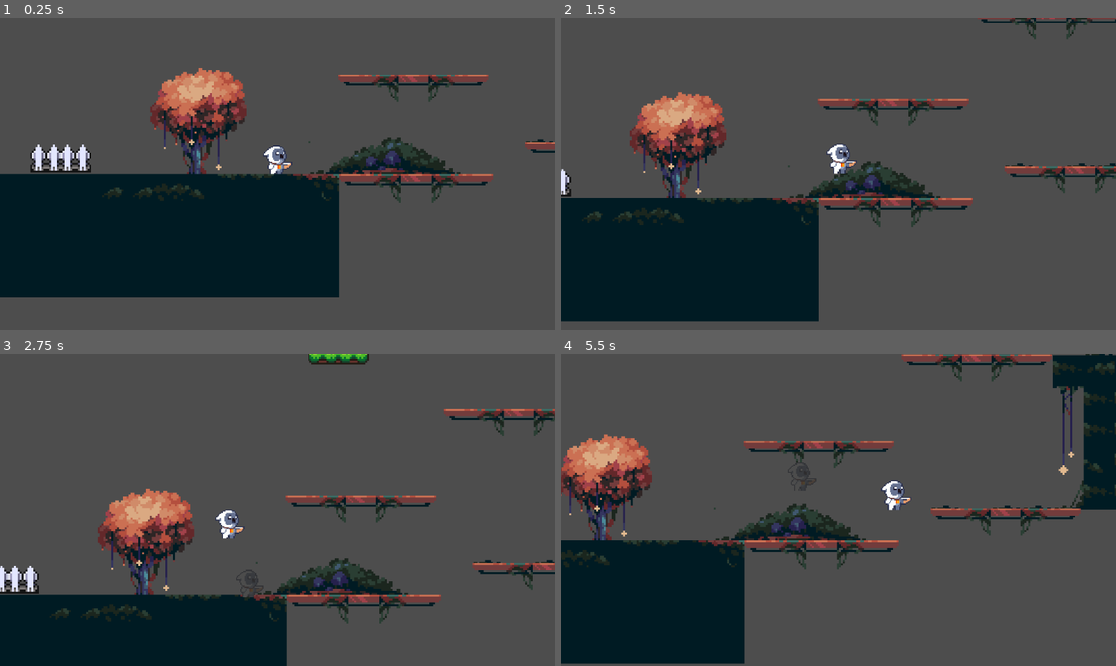
Above: before the commit, frames 1-4 (two rows, left to right).
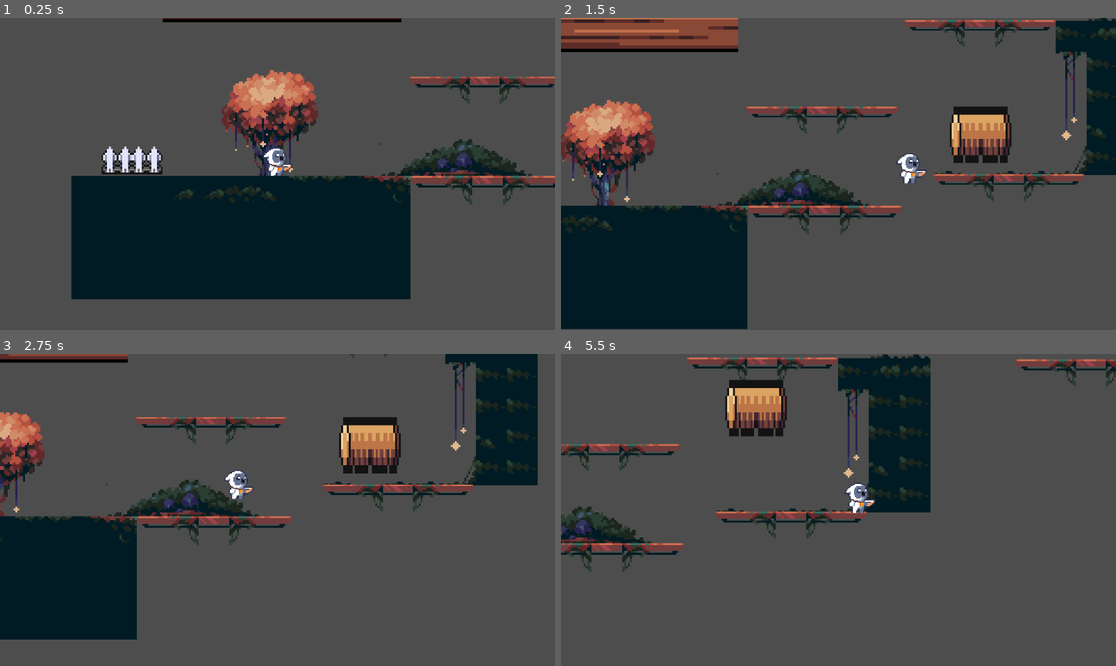
Above: after the commit, the same moments.

Repository: XiaoLuo952/2025GameDesignProject
Game: Godot game, scene res://scenes/game.tscn
Same seed, same stepped clock (60 frames per second), same inputs: the game is played once before the commit and once after it.
Inputs:
- Up to frame 1 (0.25 s): no input
- Up to frame 2 (1.5 s): tap Enter (ui_accept) at 0.5, 0.77 s; hold J (climb) 0.53-1.28 s; hold Right (ui_right) from 0.53 s (still down); tap L (dash) at 0.8, 1.35 s
- Up to frame 3 (2.75 s): tap Enter (ui_accept) at 1.52 s; tap J (climb) at 1.55 s; release Right (ui_right) at 2.03 s; hold Left (ui_left) from 2.03 s (still down); hold J (climb) from 2.03 s (still down); tap L (dash) at 2.3 s
- Up to frame 4 (5.5 s): release Left (ui_left) at 2.78 s; release J (climb) at 2.78 s; hold Right (ui_right) 2.78-4.28 s; tap L (dash) at 2.85, 3.8, 4.35, 5.3 s; tap Enter (ui_accept) at 3.02, 3.77, 4.52 s; tap J (climb) at 3.05, 4.55 s; hold J (climb) 3.53-4.28 s; hold Left (ui_left) 4.28-5.03 s; hold Right (ui_right) from 5.03 s (still down); hold J (climb) from 5.03 s (still down)

The runs differ from the first frame. In frame 1, 25% of the frame differs, in the area x 0-100%, y 0-91%; in frame 2, 31%; in frame 3, 35%; in frame 4, 36%, in the area x 0-100%, y 0-100%.

Commit message:
左右移动平台

Diff:
--- /dev/null
+++ b/scenes/chaser_manager.tscn
@@ -0,0 +1,6 @@
+[gd_scene load_steps=2 format=3 uid="uid://hbwlo4b2yktx"]
+
+[ext_resource type="Script" path="res://scripts/chaser_manager.gd" id="1_2e3f4"]
+
+[node name="ChaserManager" type="Node"]
+script = ExtResource("1_2e3f4")
--- /dev/null
+++ b/scenes/dash_zone.tscn
@@ -0,0 +1,21 @@
+[gd_scene load_steps=4 format=3 uid="uid://dfi6b7wwhofym"]
+
+[ext_resource type="Script" uid="uid://bpybyksfay074" path="res://scripts/dash_zone.gd" id="1_1v0ar"]
+[ext_resource type="Texture2D" uid="uid://qpt0c27flfii" path="res://assets/sprites/test_character/Trap and Weapon/01.png" id="1_r4xva"]
+
+[sub_resource type="RectangleShape2D" id="RectangleShape2D_1v0ar"]
+size = Vector2(51, 28)
+
+[node name="DashZone" type="Area2D"]
+collision_layer = 3
+collision_mask = 3
+script = ExtResource("1_1v0ar")
+
+[node name="CollisionShape2D" type="CollisionShape2D" parent="."]
+position = Vector2(-0.5, 1)
+shape = SubResource("RectangleShape2D_1v0ar")
+
+[node name="Sprite2D" type="Sprite2D" parent="."]
+position = Vector2(-0.249999, 0)
+scale = Vector2(3.21875, 1.6875)
+texture = ExtResource("1_r4xva")
--- a/scenes/game.tscn
+++ b/scenes/game.tscn
@@ -5,9 +5,9 @@
 [ext_resource type="PackedScene" uid="uid://oitb1imup4k2" path="res://scenes/platform.tscn" id="3_lnu2h"]
 [ext_resource type="PackedScene" uid="uid://jkhsmctuq6t0" path="res://scenes/memory.tscn" id="4_lbhrr"]
 [ext_resource type="PackedScene" uid="uid://dphf436oqba5j" path="res://scenes/trap.tscn" id="5_iywne"]
-[ext_resource type="PackedScene" uid="uid://dnimlnlyjm67t" path="res://scenes/tanhaung.tscn" id="6_p57ef"]
 [ext_resource type="PackedScene" uid="uid://b7fy7h0cpmwtm" path="res://scenes/movingplatform.tscn" id="7_u5sy4"]
-[ext_resource type="PackedScene" uid="uid://dfa55ypodiixl" path="res://scenes/chaser.tscn" id="8_gee14"]
+[ext_resource type="PackedScene" uid="uid://dfi6b7wwhofym" path="res://scenes/dash_zone.tscn" id="8_0tnpc"]
+[ext_resource type="PackedScene" uid="uid://ccc4pwf5wr7xv" path="res://scenes/moving_platform.tscn" id="9_0tnpc"]
 
 [sub_resource type="TileSetAtlasSource" id="TileSetAtlasSource_lnu2h"]
 texture = ExtResource("2_yqjtg")
@@ -246,6 +246,7 @@
 
 [node name="Player" parent="." instance=ExtResource("1_uwrxv")]
 z_index = 5
+position = Vector2(-37, -3)
 
 [node name="Camera2D" type="Camera2D" parent="Player"]
 zoom = Vector2(4, 4)
@@ -257,15 +258,15 @@
 [node name="trap" parent="." instance=ExtResource("5_iywne")]
 position = Vector2(-112, -7)
 
-[node name="Area2D" parent="." instance=ExtResource("6_p57ef")]
-position = Vector2(102, -3)
-collision_mask = 3
-
 [node name="Memory2" parent="." instance=ExtResource("4_lbhrr")]
 position = Vector2(344, -165)
 
 [node name="movingplatform" parent="." instance=ExtResource("7_u5sy4")]
 position = Vector2(59, -124)
 
-[node name="chaser" parent="." instance=ExtResource("8_gee14")]
-position = Vector2(-1, -22)
+[node name="DashZone" parent="." instance=ExtResource("8_0tnpc")]
+position = Vector2(-34, -95)
+scale = Vector2(2.4, 1)
+
+[node name="MovingPlatform" parent="." instance=ExtResource("9_0tnpc")]
+position = Vector2(153, -36)
--- /dev/null
+++ b/scenes/moving_platform.tscn
@@ -0,0 +1,35 @@
+[gd_scene load_steps=5 format=3 uid="uid://ccc4pwf5wr7xv"]
+
+[ext_resource type="Script" uid="uid://c24wsqke4cu1r" path="res://scripts/moving_platform.gd" id="1_hrpga"]
+[ext_resource type="Texture2D" uid="uid://cu1lwfyn0ck47" path="res://assets/sprites/test_character/Trap and Weapon/Moving Platfrom_G.png" id="1_q06lf"]
+
+[sub_resource type="RectangleShape2D" id="RectangleShape2D_hrpga"]
+size = Vector2(29, 25)
+
+[sub_resource type="RectangleShape2D" id="RectangleShape2D_f8lbu"]
+size = Vector2(31, 27)
+
+[node name="MovingPlatform" type="StaticBody2D"]
+collision_layer = 3
+collision_mask = 3
+script = ExtResource("1_hrpga")
+
+[node name="Sprite2D" type="Sprite2D" parent="."]
+position = Vector2(0, 18)
+scale = Vector2(1, 4.1875)
+texture = ExtResource("1_q06lf")
+
+[node name="CollisionShape2D" type="CollisionShape2D" parent="."]
+position = Vector2(0.5, -0.5)
+shape = SubResource("RectangleShape2D_hrpga")
+
+[node name="Area2D" type="Area2D" parent="."]
+collision_layer = 3
+collision_mask = 3
+
+[node name="CollisionShape2D" type="CollisionShape2D" parent="Area2D"]
+position = Vector2(0.5, -0.5)
+shape = SubResource("RectangleShape2D_f8lbu")
+
+[connection signal="body_entered" from="Area2D" to="." method="_on_body_entered"]
+[connection signal="body_exited" from="Area2D" to="." method="_on_body_exited"]
--- /dev/null
+++ b/scenes/static_body_2d.tscn
@@ -0,0 +1,17 @@
+[gd_scene load_steps=4 format=3 uid="uid://cg0u8ba4w67uf"]
+
+[ext_resource type="Texture2D" uid="uid://du72odef2twbh" path="res://assets/sprites/test_character/Trap and Weapon/Moving Platfrom_H.png" id="1_3u8ya"]
+[ext_resource type="Script" uid="uid://c8dp5ysmna7u6" path="res://scripts/static_body_2d.gd" id="1_dw7mk"]
+
+[sub_resource type="RectangleShape2D" id="RectangleShape2D_dw7mk"]
+size = Vector2(32, 11)
+
+[node name="StaticBody2D" type="StaticBody2D"]
+script = ExtResource("1_dw7mk")
+
+[node name="Sprite2D" type="Sprite2D" parent="."]
+texture = ExtResource("1_3u8ya")
+
+[node name="CollisionShape2D" type="CollisionShape2D" parent="."]
+position = Vector2(0, -2.5)
+shape = SubResource("RectangleShape2D_dw7mk")
--- /dev/null
+++ b/scripts/dash_zone.gd
@@ -0,0 +1,27 @@
+extends Area2D
+
+# 可调节参数（在编辑器中直接修改）
+@export var speed_multiplier := 1.5    # 区域冲刺速度加成
+@export var reset_dash_count := true   # 是否重置冲刺次数
+@export var disable_gravity := true    # 是否禁用重力
+
+# 当玩家进入区域时触发
+func _on_body_entered(body: Node2D) -> void:
+	if body.has_method("start_zone_dash"):  # 检测是否是玩家
+		var direction = body.velocity.normalized()
+		if direction == Vector2.ZERO:      # 如果玩家静止，默认向右冲刺
+			direction = Vector2.RIGHT * body.scale.x  # 考虑角色朝向
+
+		# 传递参数给玩家
+		body.start_zone_dash(
+			direction,
+			speed_multiplier,
+			reset_dash_count,
+			disable_gravity
+		)
+
+# 初始化碰撞检测
+func _ready() -> void:
+	body_entered.connect(_on_body_entered)
+	collision_layer = 2  # 建议将区域放在专用碰撞层
+	collision_mask = 1   # 只检测玩家层（假设玩家在层1）
--- /dev/null
+++ b/scripts/moving_platform.gd
@@ -0,0 +1,62 @@
+extends StaticBody2D
+
+# 移动参数
+const MOVE_SPEED = 40.0  # 向上移动的速度
+const HORIZONTAL_SPEED = 10.0  # 水平移动的速度
+const HORIZONTAL_ACCEL = 0.2  # 水平加速度平滑系数
+var is_moving_up := false  # 是否正在向上移动
+var is_moving := false  # 是否开始移动
+var initial_position := Vector2.ZERO  # 初始位置
+var velocity := Vector2.ZERO  # 平台速度
+var target_velocity := Vector2.ZERO  # 目标速度
+
+# 玩家引用
+var player = null
+var climbing_player = null  # 攀爬在平台上的玩家
+
+func _ready():
+	initial_position = position
+
+func _physics_process(delta):
+	if is_moving:
+		# 向上移动
+		if is_moving_up:
+			velocity.y = -MOVE_SPEED
+
+		# 如果有玩家，根据玩家输入进行水平移动
+		var direction = 0
+
+		# 优先处理攀爬的玩家输入
+		if climbing_player:
+			direction = Input.get_axis("ui_left", "ui_right")
+		# 如果没有攀爬的玩家，处理站立的玩家输入
+		elif player:
+			direction = Input.get_axis("ui_left", "ui_right")
+
+		# 平滑处理水平移动
+		target_velocity.x = direction * HORIZONTAL_SPEED
+		velocity.x = lerp(velocity.x, target_velocity.x, HORIZONTAL_ACCEL)
+
+		# 应用移动
+		position += velocity * delta
+	else:
+		velocity = Vector2.ZERO
+		target_velocity = Vector2.ZERO
+
+# 允许外部脚本设置攀爬玩家
+func set_climbing_player(p):
+	climbing_player = p
+
+# 清除攀爬玩家引用
+func clear_climbing_player():
+	climbing_player = null
+
+func _on_body_entered(body):
+	if body.is_in_group("player"):
+		player = body
+		is_moving = true
+		is_moving_up = true
+
+func _on_body_exited(body):
+	if body.is_in_group("player") and body == player:
+		player = null
--- a/scripts/player.gd
+++ b/scripts/player.gd
@@ -24,18 +24,67 @@
 var can_climb := false     # 是否可以攀爬（靠近墙壁）
 var wall_jump_timer := 0.0  # 墙跳冷却计时器
 const GRAVITY = 980.0      # 重力常量
+var gravity := GRAVITY  # 添加这行，用于动态控制重力
 
 var current_platform = null  # 记录当前站立的平台
-
-# 检测是否靠近墙壁
+var current_moving_platform = null
+var platform_velocity = Vector2.ZERO
+var is_on_moving_platform := false
+
+var is_in_dash_zone := false
+var zone_dash_params := {}  # 存储区域参数
+
+# 添加平台攀爬相关变量
+var current_climbing_platform = null
+var is_climbing_platform := false
+
+# 修改检测是否靠近墙壁的函数
 func is_near_wall() -> bool:
 	# 检测左侧墙壁
 	var left_ray = $WallRayLeft
 	# 检测右侧墙壁
 	var right_ray = $WallRayRight
+
+	# 如果已经在攀爬平台且正在攀爬，保持攀爬状态，防止掉落
+	if is_climbing and is_climbing_platform and current_climbing_platform:
+		return true
+
+	# 检查是否正在攀爬平台
+	if left_ray and left_ray.is_colliding():
+		var collider = left_ray.get_collider()
+		if collider is StaticBody2D and collider.has_method("_on_body_entered"):
+			current_climbing_platform = collider
+			is_climbing_platform = true
+			return true
+
+	if right_ray and right_ray.is_colliding():
+		var collider = right_ray.get_collider()
+		if collider is StaticBody2D and collider.has_method("_on_body_entered"):
+			current_climbing_platform = collider
+			is_climbing_platform = true
+			return true
+
+	# 只有当光线确实没有检测到墙壁时才清除攀爬状态
+	if (left_ray and !left_ray.is_colliding()) and (right_ray and !right_ray.is_colliding()):
+		# 如果我们不是在攀爬状态，则清除攀爬平台
+		if !is_climbing:
+			if current_climbing_platform and current_climbing_platform.has_method("clear_climbing_player"):
+				current_climbing_platform.clear_climbing_player()
+			current_climbing_platform = null
+			is_climbing_platform = false
+
 	return (left_ray and left_ray.is_colliding()) or (right_ray and right_ray.is_colliding())
 
 func _physics_process(delta: float) -> void:
+	# 在现有代码开头添加平台跟随逻辑
+	if is_on_moving_platform and current_moving_platform:
+		# 获取平台的速度并应用到玩家身上
+		velocity.x = current_moving_platform.velocity.x
+
+	# 在现有代码开头添加区域检测
+	if is_in_dash_zone:
+		if not $DashZone.has_overlapping_bodies():
+			end_zone_dash()
 	# 更新墙跳冷却计时器
 	if wall_jump_timer > 0:
 		wall_jump_timer -= delta
@@ -44,11 +93,21 @@
 	# 更新是否可以攀爬的状态
 	can_climb = is_near_wall()
 
-	# 处理攀爬状态
+	# 处理攀爬状态 - 改进攀爬逻辑
 	if can_climb and Input.is_action_pressed("climb"):
 		is_climbing = true
+		# 如果正在攀爬平台，设置攀爬玩家引用
+		if is_climbing_platform and current_climbing_platform and current_climbing_platform.has_method("set_climbing_player"):
+			current_climbing_platform.set_climbing_player(self)
+	elif is_climbing_platform and current_climbing_platform and Input.is_action_pressed("climb"):
+		# 如果已经正在攀爬平台，即使射线没有检测到墙壁，也保持攀爬状态
+		is_climbing = true
+		current_climbing_platform.set_climbing_player(self)
 	else:
 		is_climbing = false
+		# 如果不再攀爬，清除攀爬玩家引用
+		if current_climbing_platform and current_climbing_platform.has_method("clear_climbing_player"):
+			current_climbing_platform.clear_climbing_player()
 
 	if not is_dashing:
 		# 处理重力 - 如果在攀爬状态则不受重力
@@ -59,14 +118,18 @@
 			if dash_count < 1:
 				dash_count = 1
 
-	# 平台互动检测
+	# 修改平台互动检测部分
 	if is_on_floor():
 		# 获取所有碰撞的平台
 		for i in get_slide_collision_count():
 			var collision = get_slide_collision(i)
 			var collider = collision.get_collider()
+			# 检查是否是可移动平台
+			if collider is StaticBody2D and collider.has_method("_on_body_entered"):
+				current_moving_platform = collider
+				is_on_moving_platform = true
 			# 检查是否是可移动平台（通过检查必要的方法是否存在）
-			if collider is CharacterBody2D and collider.has_method("set_rising") and collider.has_method("set_downing"):
+			elif collider is CharacterBody2D and collider.has_method("set_rising") and collider.has_method("set_downing"):
 				# 确认是从上方碰撞（玩家在平台上方）
 				if collision.get_normal().dot(Vector2.UP) > 0.7:
 					current_platform = collider
@@ -81,6 +144,12 @@
 					else:
 						current_platform.set_downing(false)
 
+	# 如果没有站在任何平台上，清除平台引用
+	if not is_on_floor():
+		current_moving_platform = null
+		current_platform = null
+		is_on_moving_platform = false
+
 	# 跳跃逻辑 - 地面跳跃或墙壁跳跃
 	if Input.is_action_just_pressed("ui_accept"):
 		if (is_on_floor() or is_climbing) and not is_dashing:
@@ -89,22 +158,61 @@
 		elif can_climb and wall_jump_timer <= 0:
 			perform_wall_jump()
 
-	# 处理水平移动
-	var direction := Input.get_axis("ui_left", "ui_right")
-	var target_velocity = direction * SPEED
-
-	if direction:
-		velocity.x = lerp(velocity.x, target_velocity, ACCEL_SMOOTHING)
-	else:
-		velocity.x = lerp(velocity.x, 0.0, DECEL_SMOOTHING)
-
-	# 处理攀爬移动
+	# 处理水平移动 - 只在不在移动平台上时处理
+	if not is_on_moving_platform:
+		var direction := Input.get_axis("ui_left", "ui_right")
+		var target_velocity = direction * SPEED
+
+		if direction:
+			velocity.x = lerp(velocity.x, target_velocity, ACCEL_SMOOTHING)
+		else:
+			velocity.x = lerp(velocity.x, 0.0, DECEL_SMOOTHING)
+
+	# 添加攀爬平台的跟随逻辑
+	if is_climbing and is_climbing_platform and current_climbing_platform:
+		# 跟随平台的上升速度
+		if current_climbing_platform.velocity.y < 0: # 如果平台正在上升
+			velocity.y = current_climbing_platform.velocity.y
+		else:
+			# 如果平台不在上升，保持攀爬的正常逻辑
+			var vertical_direction = Input.get_axis("ui_up", "ui_down")
+			velocity.y = vertical_direction * CLIMB_SPEED
+			if vertical_direction == 0:
+				velocity.y = 0
+
+	# 处理攀爬移动 - 修改处理攀爬时的移动逻辑
 	if is_climbing:
-		var vertical_direction = Input.get_axis("ui_up", "ui_down")
-		velocity.y = vertical_direction * CLIMB_SPEED
-		# 如果没有垂直输入，停止垂直移动
-		if vertical_direction == 0:
-			velocity.y = 0
+		# 处理平台攀爬时的左右输入
+		if is_climbing_platform and current_climbing_platform:
+			# 获取左右输入
+			var horizontal_direction = Input.get_axis("ui_left", "ui_right")
+
+			# 跟随平台的水平移动 - 关键修复
+			velocity.x = current_climbing_platform.velocity.x
+
+			# 处理上下攀爬
+			if current_climbing_platform.velocity.y < 0: # 如果平台正在上升
+				# 玩家可以通过上下键在平台上下攀爬
+				var vertical_direction = Input.get_axis("ui_up", "ui_down")
+				if vertical_direction != 0:
+					velocity.y = vertical_direction * CLIMB_SPEED
+				# 如果没有垂直输入，保持与平台相同的速度
+				else:
+					velocity.y = current_climbing_platform.velocity.y
+			else:
+				# 普通攀爬的垂直行为
+				var vertical_direction = Input.get_axis("ui_up", "ui_down")
+				velocity.y = vertical_direction * CLIMB_SPEED
+				# 如果没有垂直输入，停止垂直移动
+				if vertical_direction == 0:
+					velocity.y = 0
+		else:
+			# 普通墙壁攀爬的行为
+			var vertical_direction = Input.get_axis("ui_up", "ui_down")
+			velocity.y = vertical_direction * CLIMB_SPEED
+			# 如果没有垂直输入，停止垂直移动
+			if vertical_direction == 0:
+				velocity.y = 0
 
 	# 冲刺逻辑
 	if Input.is_action_just_pressed("dash") and dash_count > 0:
@@ -157,3 +265,38 @@
 # 公共方法，让其他脚本可以增加冲刺次数
 func set_dash_count(count: int) -> void:
 	dash_count = min(count, MAX_DASH_COUNT)
+
+## 区域冲刺逻辑
+func start_zone_dash(
+	direction: Vector2,
+	speed_multiplier: float,
+	reset_count: bool,
+	no_gravity: bool
+) -> void:
+	if is_dashing: return
+
+	# 存储参数
+	zone_dash_params = {
+		"direction": direction,
+		"speed_multiplier": speed_multiplier,
+		"no_gravity": no_gravity
+	}
+
+	# 重置冲刺次数
+	if reset_count:
+		dash_count = MAX_DASH_COUNT
+
+	# 触发冲刺
+	is_in_dash_zone = true
+	is_dashing = true
+	dash_timer = DASH_DURATION
+	velocity = direction * DASH_SPEED * speed_multiplier
+
+	if no_gravity:
+		gravity = 0.0
+
+## 结束区域冲刺
+func end_zone_dash() -> void:
+	is_in_dash_zone = false
+	gravity = GRAVITY
+	velocity *= DASH_EXIT_SPEED
--- /dev/null
+++ b/scripts/static_body_2d.gd
@@ -0,0 +1,27 @@
+extends StaticBody2D
+
+@onready var collision: CollisionShape2D = $CollisionShape2D
+@onready var sprite: Sprite2D = $Sprite2D
+var is_active := true
+
+func _ready():
+	# 正确连接物理碰撞信号
+	body_entered.connect(_on_body_entered)
+
+# 必须明确声明参数类型为 PhysicsBody2D
+func _on_body_entered(body: PhysicsBody2D):
+	if body.name == "Player" && is_active:
+		is_active = false
+		await get_tree().create_timer(1.0).timeout
+		_disappear()
+
+func _disappear():
+	collision.set_deferred("disabled", true)
+	sprite.modulate.a = 0.3
+	await get_tree().create_timer(4.0).timeout
+	_reappear()
+
+func _reappear():
+	collision.disabled = false
+	sprite.modulate.a = 1.0
+	is_active = true
Not shown, added: scripts/dash_zone.gd.uid
Not shown, added: scripts/moving_platform.gd.uid
Not shown, added: scripts/static_body_2d.gd.uid
Not shown, added: scripts/thick_platform.gd.uid
